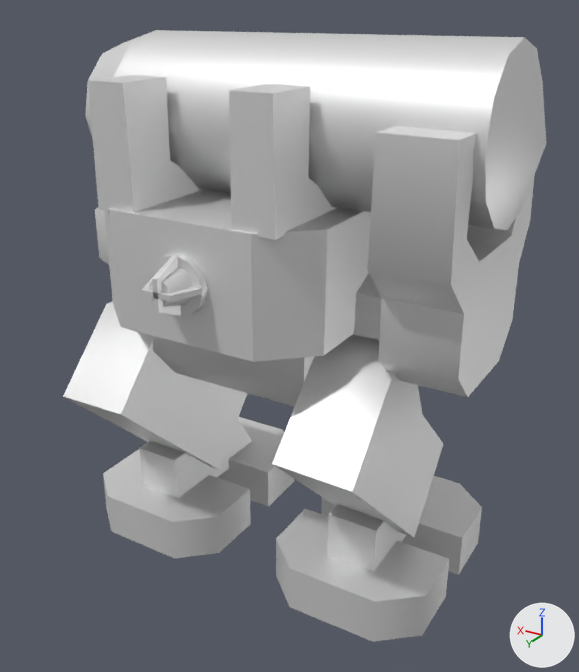
Before and after pictures for a commit that changed the glTF model glb/corck.glb.
Both versions are drawn from a 50 mm lens placed at (-22.9, 37.4, 32.6), pointed at (-0.4, -0.2, 13.9). Arrows for +X, +Y and +Z are at lower right; the lights stay in place. The older version comes first.

Before the edit, the objects in view are built like this:
```python
ob_beamhinge = bpy.data.objects.new('beamhinge', me_beamhinge)
ob_beamhinge.parent = ob_torso
ob_beamhinge.location = (-10.7, -0.13, 1.43)
ob_lfoot = bpy.data.objects.new('lfoot', me_lfoot)
ob_lfoot.parent = ob_lleg
ob_lfoot.location = (0.0, -3.26, -7.503)
ob_lleg = bpy.data.objects.new('lleg', me_lleg)
ob_lleg.parent = ob_lthigh
ob_lleg.location = (0.0, 1.802, -2.106)
ob_lthigh = bpy.data.objects.new('lthigh', None)
ob_lthigh.parent = ob_pelvis
ob_lthigh.location = (7.0, 0.0378, 0.00986)
ob_pelvis = bpy.data.objects.new('pelvis', me_pelvis)
ob_pelvis.location = (0.0, 1.95, 14.1)
ob_rfoot = bpy.data.objects.new('rfoot', me_rfoot)
ob_rfoot.parent = ob_rleg
ob_rfoot.location = (0.0, -3.09, -7.755)
ob_rleg = bpy.data.objects.new('rleg', me_rleg)
ob_rleg.parent = ob_rthigh
ob_rleg.location = (0.0, 1.67, -2.045)
ob_rthigh = bpy.data.objects.new('rthigh', None)
ob_rthigh.parent = ob_pelvis
ob_rthigh.location = (-7.0, 0.13, 0.04)
ob_torso = bpy.data.objects.new('torso', me_torso)
ob_torso.parent = ob_aimy1
ob_torso.location = (0.0, 0.0, 0.0)
# also in view: 'beamcase' at (-2.2, 1.7, 26.7); 'cagelight' at (0.0, 10.1, 19.9)
```
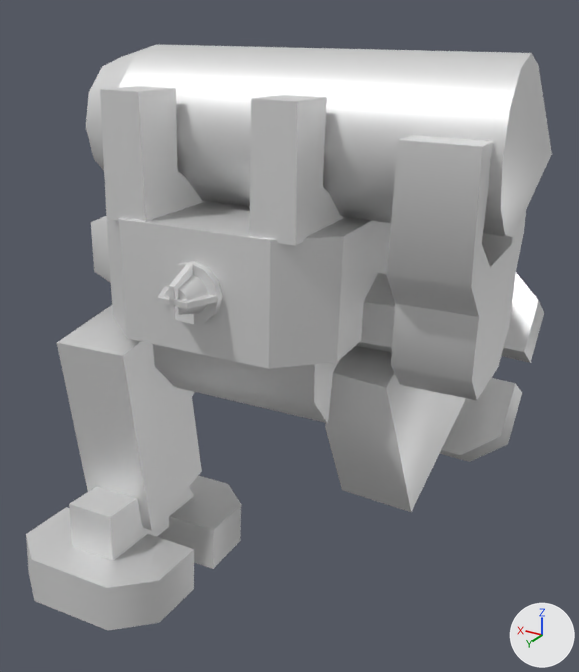
ob_rthigh is not drawn itself; it is the parent of ob_rleg.
ob_lthigh is not drawn itself; it is the parent of ob_lleg.

Changed parts and their boxes [x1, y1, x2, y2] in the pictures (579 x 672 px):
'torso', moved, turned
    before: [88, 75, 381, 362]
    after: [91, 86, 395, 369]
'beamcase', moved, turned
    before: [85, 30, 546, 230]
    after: [86, 45, 552, 237]
'beamhinge', moved, turned
    before: [367, 126, 535, 397]
    after: [386, 135, 526, 400]
'lfoot', moved, turned
    before: [103, 417, 294, 559]
    after: [26, 476, 241, 630]
'rfoot', moved, turned
    before: [276, 476, 482, 642]
    after: [440, 273, 544, 462]
'lleg', moved, turned
    before: [63, 301, 247, 469]
    after: [57, 305, 202, 530]
'rleg', moved, turned
    before: [272, 335, 443, 537]
    after: [325, 346, 466, 512]
'pelvis', moved, turned
    before: [152, 336, 314, 407]
    after: [153, 344, 340, 423]
'cagelight', moved, turned
    before: [142, 253, 208, 315]
    after: [157, 261, 222, 324]

The change, as a list of edits to the scene's bpy script:
```text
Change ob_pelvis:
    ob_pelvis.location: (0.0, 1.95, 14.1) -> (0.0, 1.95, 13.4)
    ob_pelvis.rotation_euler: (0.0, 0.0, 0.0) -> (0.0, 0.0, 0.0873)  # degrees (0, 0, 0) -> degrees (0, 0, 5)
Change ob_torso:
    ob_torso.rotation_euler: (0.0, 0.0, 0.0) -> (0.0465, 0.0, 0.0)  # degrees (0, 0, 0) -> degrees (2.7, 0, 0)
Change ob_rthigh:
    ob_rthigh.location: (-7.0, 0.13, 0.04) -> (-7.0, 0.13, -0.656)
    ob_rthigh.rotation_euler: (0.0, 0.0, 0.0) -> (-1.342, 0.0, -0.0873)  # degrees (0, 0, 0) -> degrees (-77, 0, -5)
Change ob_rleg:
    ob_rleg.rotation_euler: (0.0, 0.0, 0.0) -> (0.168, 0.0, 0.0)  # degrees (0, 0, 0) -> degrees (9.6, 0, 0)
Change ob_rfoot:
    ob_rfoot.rotation_euler: (0.0, 0.0, 0.0) -> (0.249, 0.0, 0.0)  # degrees (0, 0, 0) -> degrees (14, 0, 0)
Change ob_lthigh:
    ob_lthigh.rotation_euler: (0.0, 0.0, 0.0) -> (0.378, 0.0, 0.0)  # degrees (0, 0, 0) -> degrees (22, 0, 0)
Change ob_lleg:
    ob_lleg.rotation_euler: (0.0, 0.0, 0.0) -> (0.328, 0.0, 0.0)  # degrees (0, 0, 0) -> degrees (19, 0, 0)
Change ob_lfoot:
    ob_lfoot.rotation_euler: (0.0, 0.0, 0.0) -> (-0.615, 0.0, 0.0)  # degrees (0, 0, 0) -> degrees (-35, 0, 0)
```
